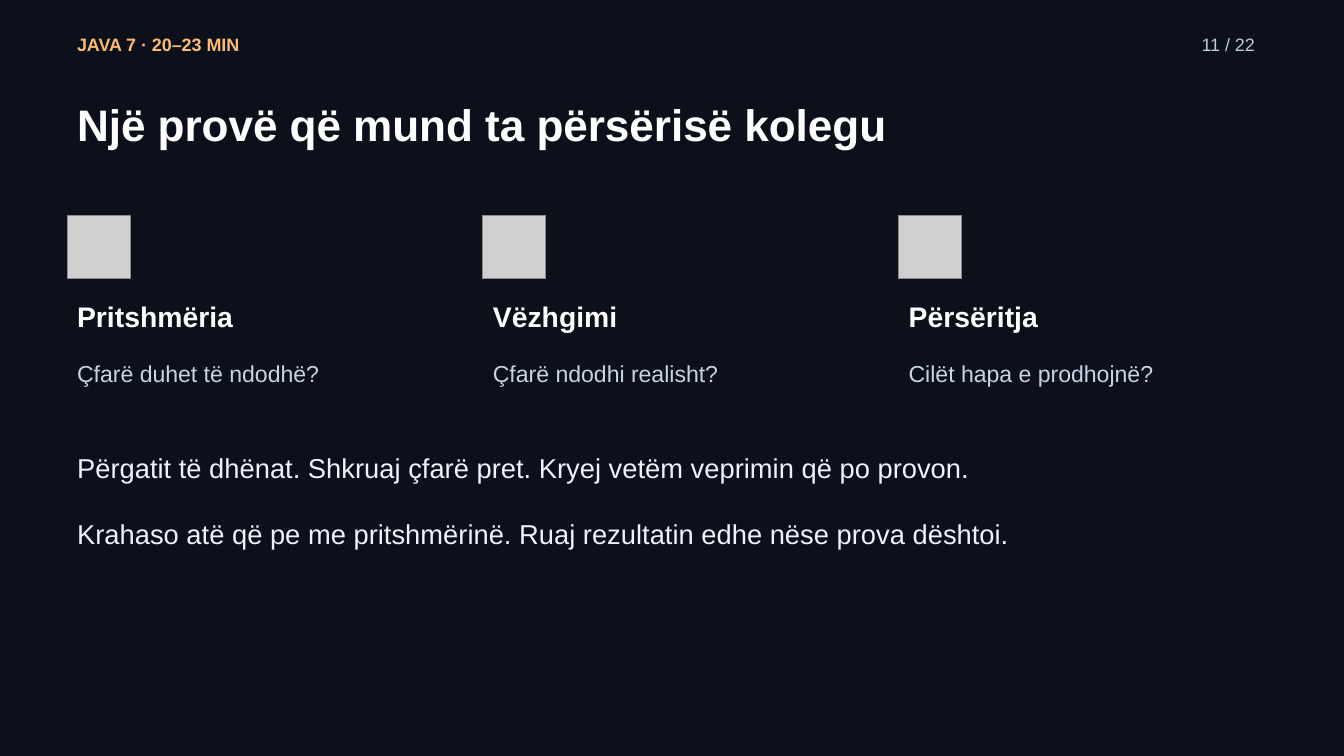
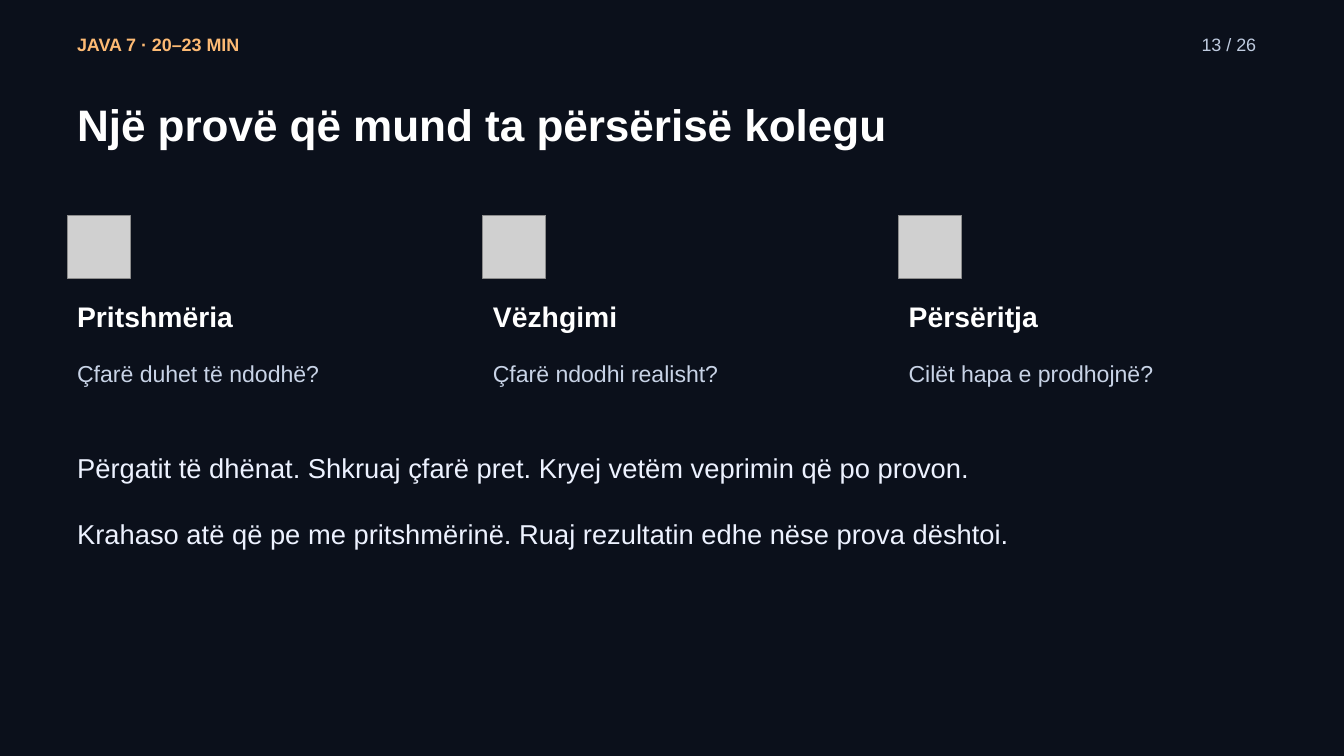
Before and after one commit to arbenl/arbenl.github.io, a slide deck: slide 13 of lendet/2026-2027/mobile/lectures/ligjerata-07-kontrolli-mvp-rideshare-2026.pptx (slide 11 before the commit). Drawn at 1344x756 pixels with LibreOffice and Linux fonts; fonts in the diff are those of the drawing; grey boxes stand for pictures. Boxes give left, top, right and bottom in pixels: in the first picture for what was removed or moved away, otherwise in the second. Text is boxed around its words. In the diff, an @@ line names an element or a change of style, - is before the commit and + after.

```diff
--- a/lendet/2026-2027/mobile/lectures/ligjerata-07-kontrolli-mvp-rideshare-2026.pptx
+++ b/lendet/2026-2027/mobile/lectures/ligjerata-07-kontrolli-mvp-rideshare-2026.pptx
@@ text at [1202,38,1256,51]: text changed @@
-11 / 22
+13 / 26
```
Also in this commit, not shown: 17 other slides changed, 8 slides added, 4 slides removed, 21 other files.
